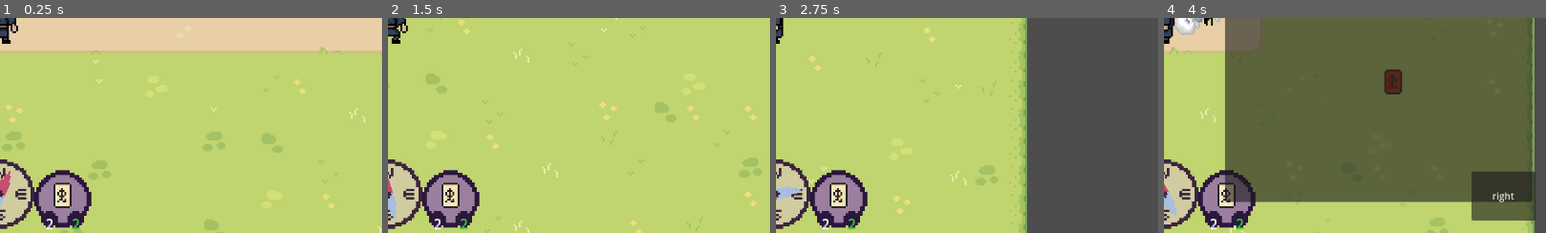
Above: before the commit, frames 1-4 (left to right).
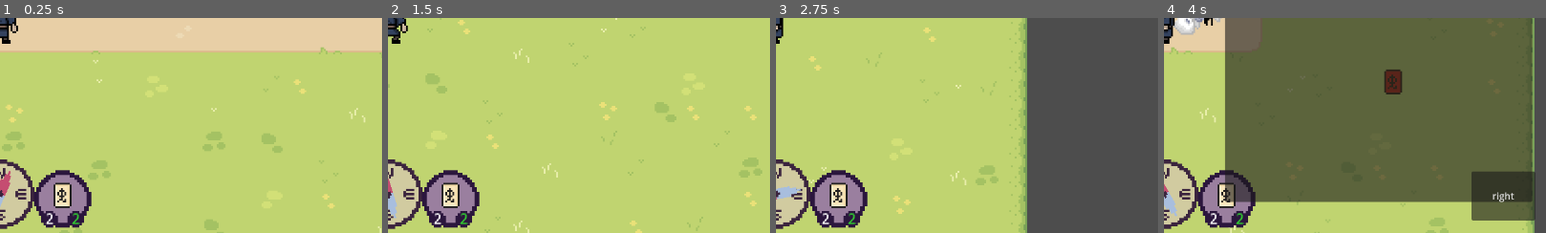
Above: after the commit, the same moments.

Repository: FennecKii/Pixel-Game-Jam-2025
Game: Godot game, scene res://Maps/Map 1/map_1.tscn
The game is run twice, just before and just after one commit, with the same random seed, the same clock (stepped at 60 frames per second) and the same inputs.
Inputs (mouse positions are % of the whole screen's width and height, from its top left):
- Up to frame 1 (0.25 s): no input
- Up to frame 2 (1.5 s): move the mouse to (50, 56) at 0.52 s; hold D (Right) 0.53-1.28 s; tap 1 (Equip Bell) at 0.6 s; move the mouse to (30, 55) at 1.27 s; hold S (Down) from 1.28 s (still down); tap 2 (Equip Ofuda) at 1.35 s
- Up to frame 3 (2.75 s): move the mouse to (60, 28) at 2.02 s; release S (Down) at 2.03 s; hold D (Right) from 2.03 s (still down); tap E (Interact) at 2.1 s
- Up to frame 4 (4 s): move the mouse to (45, 70) at 2.77 s; release D (Right) at 2.78 s; hold W (Up) 2.78-3.53 s; click (45, 70) at 2.85 s; move the mouse to (80, 65) at 3.52 s; hold A (Left) from 3.53 s (still down); tap J (toggle_journal) at 3.6 s
The pictures show only the part of the screen within x 50-100%, y 50-100%; the shares and areas given below are measured in that part.

The runs differ from the first frame. In frame 1, 0.2% of the frame differs, in the area x 12-21%, y 90-99%; in frame 2, 0.2%; in frame 3, 0.2%; in frame 4, 0.2%.

Commit message:
player death animation and state machine
- small hud positioning change

Diff:
--- a/Player/player.gd
+++ b/Player/player.gd
@@ -15,6 +15,7 @@
 var can_place: bool = false
 var bell_volume: float
 var ofuda_count: int = 0
+var is_dead: bool = false
 
 func _ready() -> void:
 	Global.player_node = self
--- a/Player/player.tscn
+++ b/Player/player.tscn
@@ -1,7 +1,8 @@
-[gd_scene load_steps=55 format=3 uid="uid://dvs2smsibprdv"]
+[gd_scene load_steps=66 format=3 uid="uid://dvs2smsibprdv"]
 
 [ext_resource type="Texture2D" uid="uid://ps2c2oyuy552" path="res://Player/Animations/Idle/Idle_Down-Sheet.png" id="1_fhl08"]
 [ext_resource type="Script" uid="uid://cy6m8glbgkhs4" path="res://Player/player.gd" id="1_vtle1"]
+[ext_resource type="Texture2D" uid="uid://bthvdhakw1qn2" path="res://Player/Animations/Player_Death.png" id="2_5htga"]
 [ext_resource type="Texture2D" uid="uid://buw4e276j2far" path="res://Player/Animations/Idle/Idle_Side-Sheet.png" id="2_vtle1"]
 [ext_resource type="Texture2D" uid="uid://clogk5ps7e2if" path="res://Player/Animations/Idle/Idle_Up-Sheet.png" id="3_od3ui"]
 [ext_resource type="Texture2D" uid="uid://btieqhc4gnwr0" path="res://Player/Animations/Walk/Run_Down-Sheet.png" id="5_apopc"]
@@ -12,6 +13,30 @@
 [ext_resource type="Texture2D" uid="uid://bafotd4fbkgww" path="res://Items/Ofuda/Ofuda (16x16).png" id="10_apopc"]
 [ext_resource type="PackedScene" uid="uid://d13k3krjndysh" path="res://Globals/Components/ghost_detection_component.tscn" id="11_5htga"]
 
+[sub_resource type="AtlasTexture" id="AtlasTexture_p5o4e"]
+atlas = ExtResource("2_5htga")
+region = Rect2(0, 0, 32, 32)
+
+[sub_resource type="AtlasTexture" id="AtlasTexture_m0h3t"]
+atlas = ExtResource("2_5htga")
+region = Rect2(32, 0, 32, 32)
+
+[sub_resource type="AtlasTexture" id="AtlasTexture_i4o1l"]
+atlas = ExtResource("2_5htga")
+region = Rect2(64, 0, 32, 32)
+
+[sub_resource type="AtlasTexture" id="AtlasTexture_j2n6q"]
+atlas = ExtResource("2_5htga")
+region = Rect2(96, 0, 32, 32)
+
+[sub_resource type="AtlasTexture" id="AtlasTexture_c6x0f"]
+atlas = ExtResource("2_5htga")
+region = Rect2(128, 0, 32, 32)
+
+[sub_resource type="AtlasTexture" id="AtlasTexture_jp1hh"]
+atlas = ExtResource("2_5htga")
+region = Rect2(160, 0, 32, 32)
+
 [sub_resource type="AtlasTexture" id="AtlasTexture_gu6f8"]
 atlas = ExtResource("1_fhl08")
 region = Rect2(0, 0, 32, 32)
@@ -86,6 +111,29 @@
 
 [sub_resource type="SpriteFrames" id="SpriteFrames_6pogt"]
 animations = [{
+"frames": [{
+"duration": 1.0,
+"texture": SubResource("AtlasTexture_p5o4e")
+}, {
+"duration": 1.0,
+"texture": SubResource("AtlasTexture_m0h3t")
+}, {
+"duration": 1.0,
+"texture": SubResource("AtlasTexture_i4o1l")
+}, {
+"duration": 1.0,
+"texture": SubResource("AtlasTexture_j2n6q")
+}, {
+"duration": 1.0,
+"texture": SubResource("AtlasTexture_c6x0f")
+}, {
+"duration": 1.0,
+"texture": SubResource("AtlasTexture_jp1hh")
+}],
+"loop": true,
+"name": &"death",
+"speed": 5.0
+}, {
 "frames": [{
 "duration": 1.0,
 "texture": SubResource("AtlasTexture_gu6f8")
@@ -381,9 +429,39 @@
 "values": [0, 1, 2, 3]
 }
 
+[sub_resource type="Animation" id="Animation_gu6f8"]
+resource_name = "death"
+length = 0.500008
+step = 0.0833333
+tracks/0/type = "value"
+tracks/0/imported = false
+tracks/0/enabled = true
+tracks/0/path = NodePath("AnimatedSprite2D:animation")
+tracks/0/interp = 1
+tracks/0/loop_wrap = true
+tracks/0/keys = {
+"times": PackedFloat32Array(0),
+"transitions": PackedFloat32Array(1),
+"update": 1,
+"values": [&"death"]
+}
+tracks/1/type = "value"
+tracks/1/imported = false
+tracks/1/enabled = true
+tracks/1/path = NodePath("AnimatedSprite2D:frame")
+tracks/1/interp = 1
+tracks/1/loop_wrap = true
+tracks/1/keys = {
+"times": PackedFloat32Array(0, 0.0833333, 0.166667, 0.25, 0.333333, 0.416667),
+"transitions": PackedFloat32Array(1, 1, 1, 1, 1, 1),
+"update": 1,
+"values": [0, 1, 2, 3, 4, 5]
+}
+
 [sub_resource type="AnimationLibrary" id="AnimationLibrary_00tjw"]
 _data = {
 &"RESET": SubResource("Animation_od3ui"),
+&"death": SubResource("Animation_gu6f8"),
 &"idle_down": SubResource("Animation_vtle1"),
 &"idle_side": SubResource("Animation_x3vf3"),
 &"idle_up": SubResource("Animation_00tjw"),
@@ -391,6 +469,9 @@
 &"run_side": SubResource("Animation_5htga"),
 &"run_up": SubResource("Animation_p5o4e")
 }
+
+[sub_resource type="AnimationNodeAnimation" id="AnimationNodeAnimation_pisgm"]
+animation = &"death"
 
 [sub_resource type="AnimationNodeAnimation" id="AnimationNodeAnimation_od3ui"]
 animation = &"idle_side"
@@ -453,14 +534,24 @@
 advance_mode = 2
 advance_expression = "!velocity"
 
+[sub_resource type="AnimationNodeStateMachineTransition" id="AnimationNodeStateMachineTransition_b1ygp"]
+advance_mode = 2
+advance_expression = "is_dead"
+
+[sub_resource type="AnimationNodeStateMachineTransition" id="AnimationNodeStateMachineTransition_o28un"]
+advance_mode = 2
+advance_expression = "is_dead"
+
 [sub_resource type="AnimationNodeStateMachine" id="AnimationNodeStateMachine_lfmf2"]
+states/Death/node = SubResource("AnimationNodeAnimation_pisgm")
+states/Death/position = Vector2(562.2, 209.4)
 states/Idle/node = SubResource("AnimationNodeBlendSpace2D_apopc")
 states/Idle/position = Vector2(413.8, 94.703)
 states/Run/node = SubResource("AnimationNodeBlendSpace2D_5htga")
 states/Run/position = Vector2(703.4, 94.0989)
 states/Start/position = Vector2(228.8, 94.72)
-transitions = ["Start", "Idle", SubResource("AnimationNodeSt …(134 unchanged characters)… mationNodeStateMachineTransition_dkpta")]
-graph_offset = Vector2(-189, -40)
+transitions = ["Start", "Idle", SubResource("AnimationNodeSt …(134 unchanged characters)… mationNodeStateMachineTransition_dkpta"), "Idle", "Death", SubResource("AnimationNodeStateMachineTransition_b1ygp"), "Run", "Death", SubResource("AnimationNodeStateMachineTransition_o28un")]
+graph_offset = Vector2(-156, 15)
 
 [sub_resource type="CircleShape2D" id="CircleShape2D_apopc"]
 radius = 98.1275
--- a/UI/HUD.tscn
+++ b/UI/HUD.tscn
@@ -62,7 +62,7 @@
 theme_override_styles/panel = ExtResource("4_gppie")
 
 [node name="Labels" type="Node2D" parent="Items/Ofuda"]
-position = Vector2(0, 6)
+position = Vector2(0, 3)
 scale = Vector2(0.5, 0.5)
 
 [node name="Keybind" type="Label" parent="Items/Ofuda/Labels"]
Binary file added: Player/Animations/Player_Death.png
Not shown, added: Player/Animations/Player_Death.png.import
